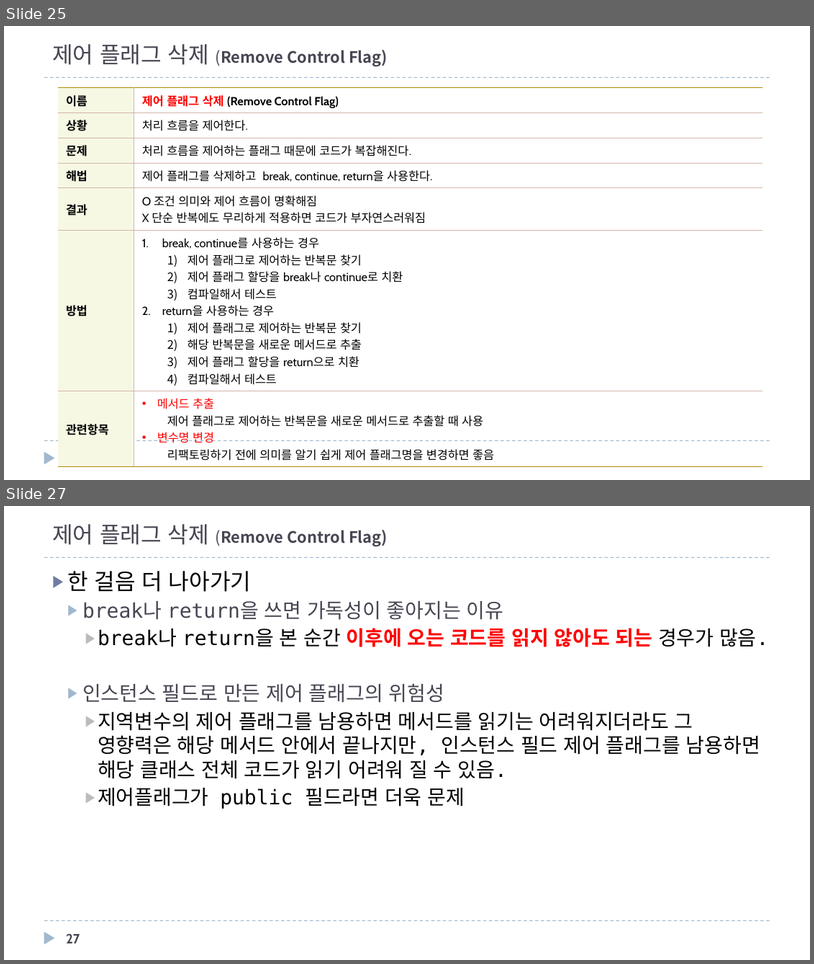
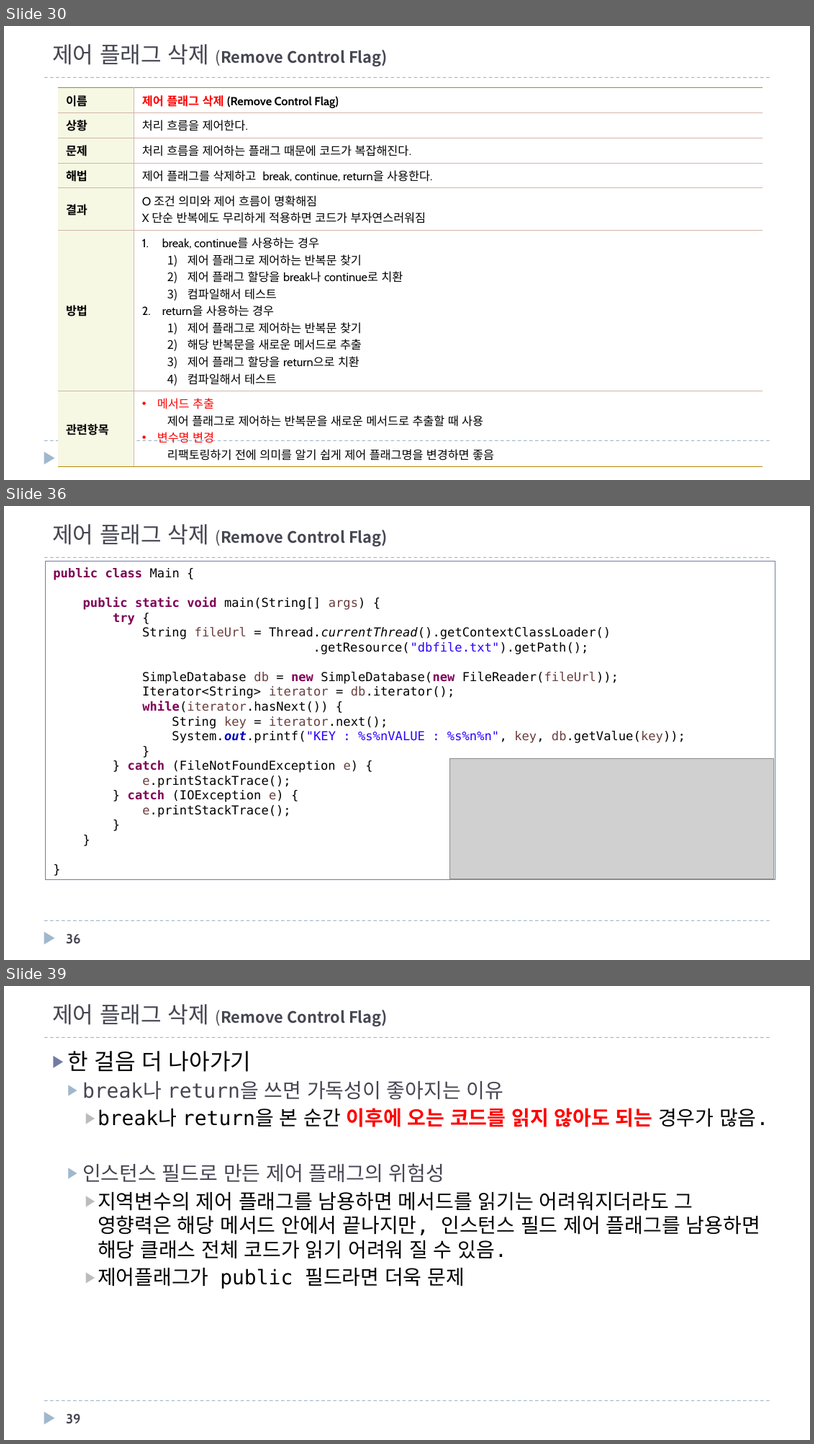
Before and after one commit to mkgungor/refactoring_java, a slide deck: ppt/자바로 배우는 리팩토링 입문.pptx. Shown one above the other, each under a label of ours: slides 25 and 27 before the commit, slides 30, 36 and 39 after it; the slides between them are not shown. The pictures are 814x964 and 814x1444 pixels, drawn with LibreOffice and Linux fonts; fonts in the diff are those of the drawing; grey boxes stand for pictures. Boxes give left, top, right and bottom in pixels: in the first picture for what was removed or moved away, otherwise in the second. Text is boxed around its words. In the diff, an @@ line names an element or a change of style, - is before the commit and + after.

```diff
--- a/ppt/자바로 배우는 리팩토링 입문.pptx
+++ b/ppt/자바로 배우는 리팩토링 입문.pptx
@@ slide 36 added at (4, 506, 810, 960), background #FFFFFF; not listed: 3 template elements that a slide beside it also shows @@
@@ title added at (52, 524, 388, 547), 14 pt, text #464653, bold @@
+제어 플래그 삭제 (Remove Control Flag)
@@ rectangle added at (45, 561, 776, 880), outline #727CA3 0.75 pt, 11 pt, text #000000 @@
+public class Main {
+public static void main(String[] args) {
+try {
+String fileUrl = Thread.currentThread().getContextClassLoader()
+.getResource("dbfile.txt").getPath();
+SimpleDatabase db = new SimpleDatabase(new FileReader(fileUrl));
+Iterator<String> iterator = db.iterator();
+while(iterator.hasNext()) {
+String key = iterator.next();
+System.out.printf("KEY : %s%nVALUE : %s%n%n", key, db.getValue(key));
+}
+} catch (FileNotFoundException e) {
+e.printStackTrace();
+} catch (IOException e) {
+e.printStackTrace();
+}
+}
+}
@@ picture added at (450, 759, 774, 880) @@
@@ page number added at (66, 933, 81, 943), 12 pt, text #464653, bold @@
+36
@@ what was slide 25 is now slide 30 @@
@@ what was slide 27 is now slide 39 @@
@@ page number at (66, 1413, 81, 1423): text changed @@
-27
+39
```
Also in this commit, not shown: 7 slides changed, 11 other slides added, 5 other files.
